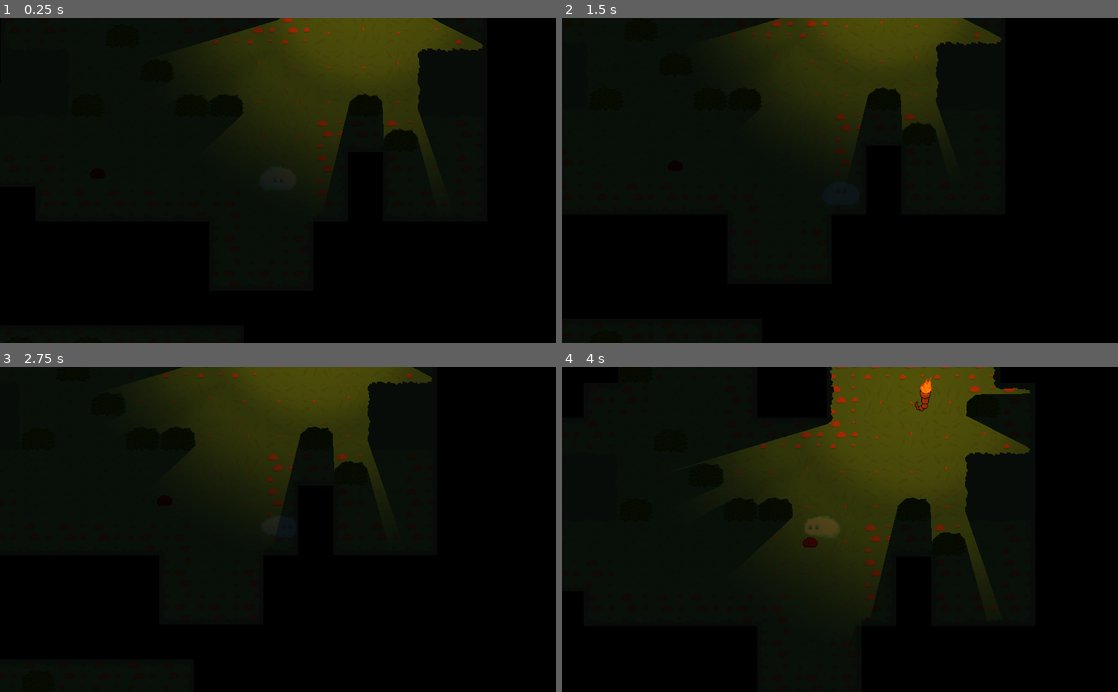
Above: before the commit, frames 1-4 (two rows, left to right).
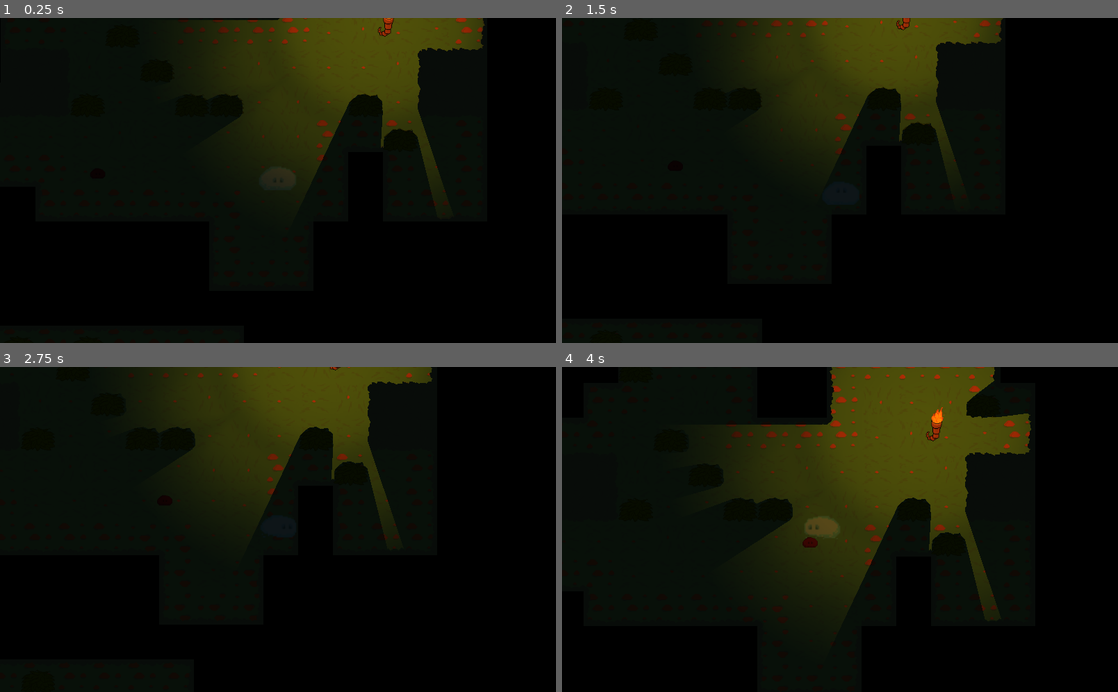
Above: after the commit, the same moments.

Repository: artis-krams/ggj21-lost-slime
Game: Godot game, scene res://Main2D.tscn
Same seed, same stepped clock (60 frames per second), same inputs: the game is played once before the commit and once after it. Sound files missing from this copy of the repository are replaced by a short silence.
Inputs:
- Up to frame 1 (0.25 s): no input
- Up to frame 2 (1.5 s): hold Right (right) 0.53-1.28 s; hold S (down) from 1.28 s (still down)
- Up to frame 3 (2.75 s): release S (down) at 2.03 s; hold Right (right) from 2.03 s (still down)
- Up to frame 4 (4 s): release Right (right) at 2.78 s; hold W (up) 2.78-3.53 s; hold A (left) from 3.53 s (still down)

The runs differ from the first frame. In frame 1, 1.2% of the frame differs, in the area x 32-88%, y 0-58%; in frame 2, 0.6%; in frame 3, 0.4%; in frame 4, 2.1%, in the area x 25-85%, y 0-75%.

Commit message:
added more sounds

Diff:
--- a/Main2D.tscn
+++ b/Main2D.tscn
@@ -34,4 +34,4 @@
 color = Color( 0.105882, 0.105882, 0.105882, 1 )
 
 [node name="Torch" parent="." instance=ExtResource( 2 )]
-position = Vector2( 181.538, -362.398 )
+position = Vector2( 202.092, -306.863 )
Not shown: 25 places in FirstLevel.tscn that only renumber resources
Not shown, added: sound/Death1.ogg.import
Not shown, added: sound/Death2.ogg.import
Not shown, added: sound/Fatality.ogg.import
Not shown, added: sound/Fight.ogg.import
Not shown, added: sound/Punch1.ogg.import
Not shown, added: sound/Punch2.ogg.import
Not shown, added: sound/Punch3.ogg.import
Not shown, added: sound/Punch4.ogg.import
Not shown, added: sound/Punch5.ogg.import
Not shown, added: sound/Round1.ogg.import
Not shown, added: sound/Round2.ogg.import
(and 25 more such lines)
